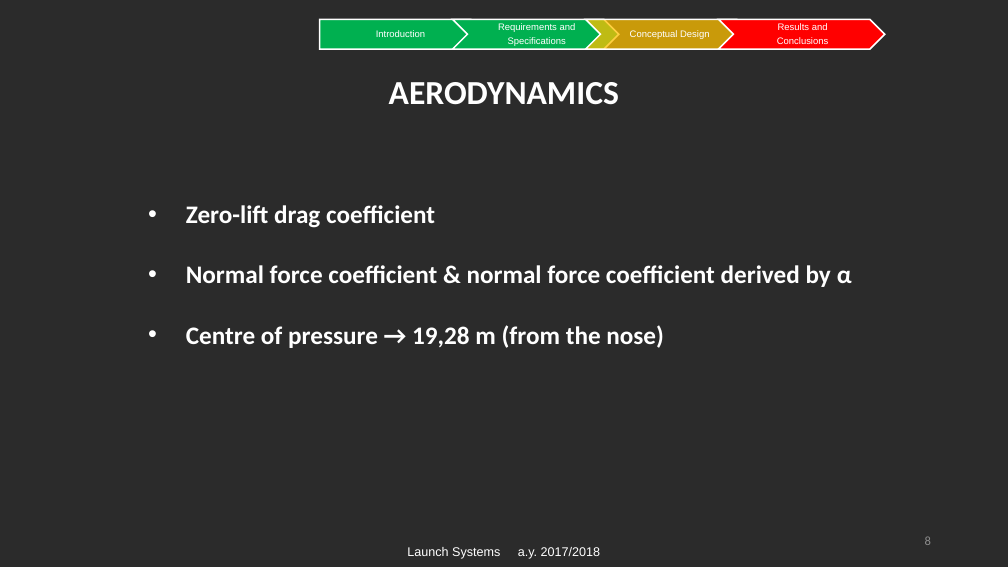
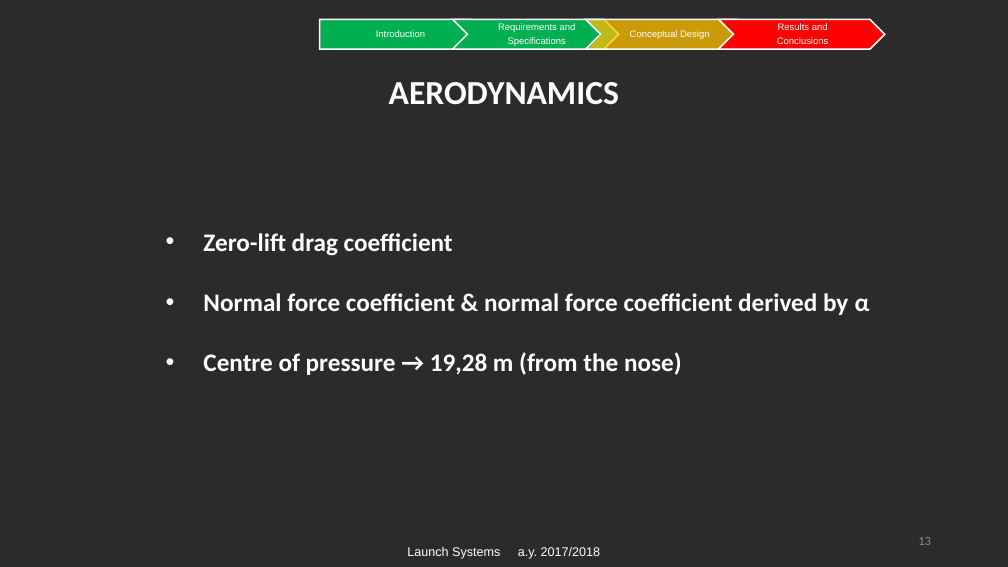
Before and after one commit to aeroanselm/Imbalance_project, a slide deck: slide 13 of Report/Project_Presentation_Ale.pptx (slide 8 before the commit). Drawn at 1008x567 pixels with LibreOffice and Linux fonts; fonts in the diff are those of the drawing; background and template pictures are left out; a plain dark background stands for a picture behind light text. Boxes give left, top, right and bottom in pixels: in the first picture for what was removed or moved away, otherwise in the second. Text is boxed around its words. In the diff, an @@ line names an element or a change of style, - is before the commit and + after.

```diff
--- a/Report/Project_Presentation_Ale.pptx
+++ b/Report/Project_Presentation_Ale.pptx
@@ text "Zero-lift drag coefficient": place and size @@
-text "Zero-lift drag coefficient" at <box>186,205,852,348</box>
+text "Zero-lift drag coefficient" at <box>203,233,870,375</box>
@@ page number at <box>918,537,931,545</box>: text changed @@
-8
+13
```
Also in this commit, not shown: 9 other slides changed, 5 slides added.
